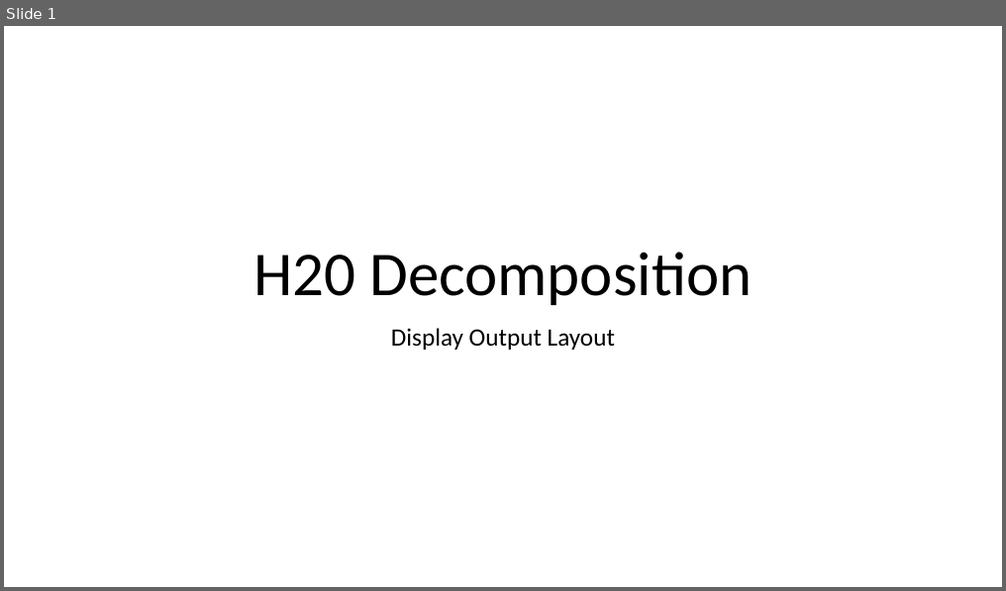
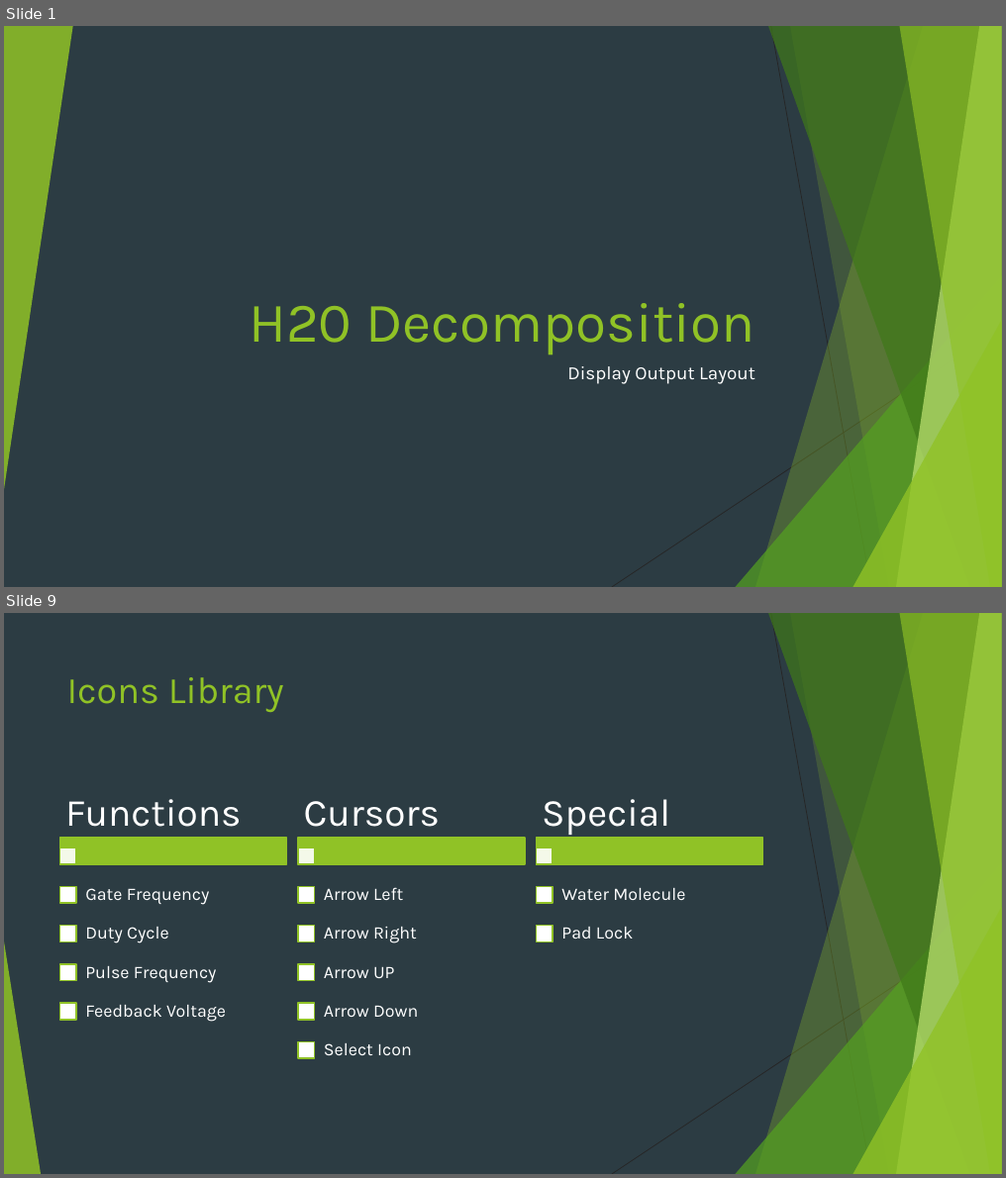
Before and after one commit to HYDROXY-RESEARCH-GROUP/H20-DECOMPOSITION, a slide deck: Display Output/Display Output.pptx. Shown one above the other, each under a label of ours: slide 1 before the commit, slides 1 and 9 after it; the slides between them are not shown. The pictures are 1006x591 and 1006x1178 pixels, drawn with LibreOffice and Linux fonts; fonts in the diff are those of the drawing. Boxes give left, top, right and bottom in pixels: in the first picture for what was removed or moved away, otherwise in the second. Text is boxed around its words. In the diff, an @@ line names an element or a change of style, - is before the commit and + after.

```diff
--- a/Display Output/Display Output.pptx
+++ b/Display Output/Display Output.pptx
@@ slide 9 added at box(4, 613, 1002, 1174), background #2C3C43; not listed: 9 template elements that a slide beside it also shows @@
@@ title added at box(67, 677, 284, 712), 36 pt, text #90C226 @@
+Icons Library
@@ group added at box(59, 799, 763, 1059): 17 rectangles, 14 texts @@
+Functions
+Gate Frequency
+Duty Cycle
+Pulse Frequency
+Feedback Voltage
+Cursors
+Arrow Left
+Arrow Right
+Arrow UP
+Arrow Down
+Select Icon
+Special
+Water Molecule
+Pad Lock
@@ triangle added at box(4, 942, 41, 1174), fill #90C226 at 85% opacity @@
@@ slide 1 changed as well @@
@@ background #FFFFFF to #2C3C43 @@
@@ group added at box(4, 26, 1002, 587): 5 freeform shapes, 3 triangles, 2 lines @@
@@ title "H20 Decomposition": place and size @@
-title "H20 Decomposition" at box(253, 252, 751, 305)
+title "H20 Decomposition" at box(249, 303, 755, 356)
@@ title "H20 Decomposition" at box(249, 303, 755, 356): size 60 to 54 pt, font Calibri to Karla, text colour #000000 to #90C226; alignment centre to right; line spacing 0.9 to 1 @@
@@ subtitle "Display Output Layout": place and size @@
-subtitle "Display Output Layout" at box(391, 328, 615, 350)
+subtitle "Display Output Layout" at box(567, 367, 755, 384)
@@ subtitle "Display Output Layout" at box(567, 367, 755, 384): size 24 to 18 pt, font Calibri to Karla, text colour #000000 to #FFFFFF; alignment centre to right; line spacing 0.9 to 1 @@
```
Also in this commit, not shown: 4 other slides changed, 21 other slides added, 2 slides removed, 34 other files.
